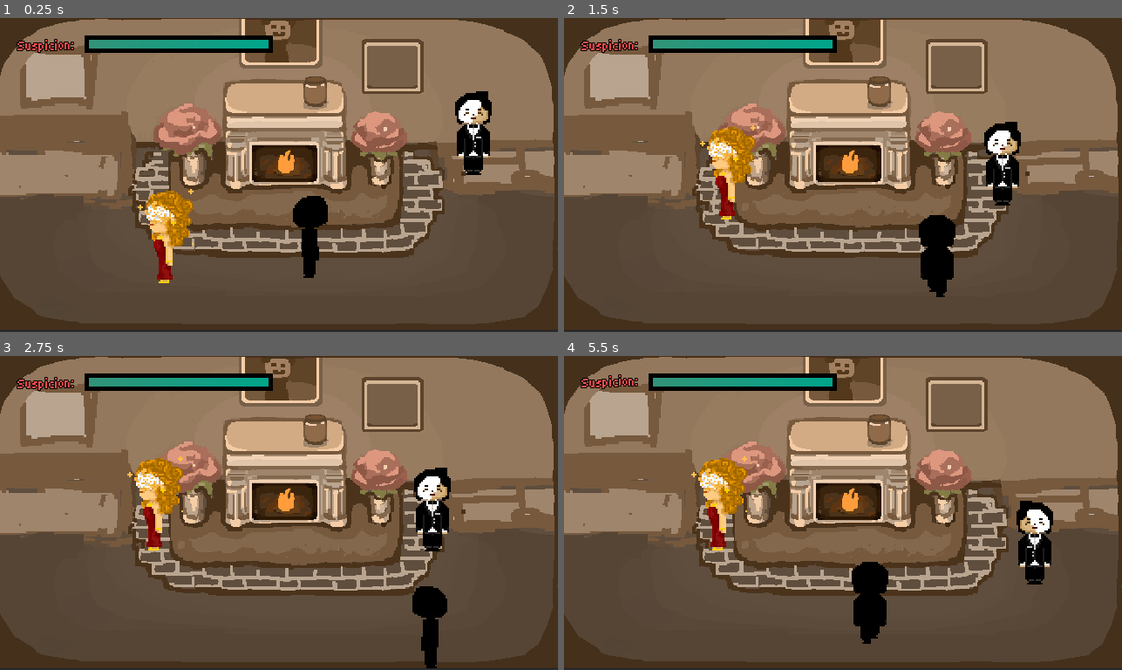
Above: before the commit, frames 1-4 (two rows, left to right).
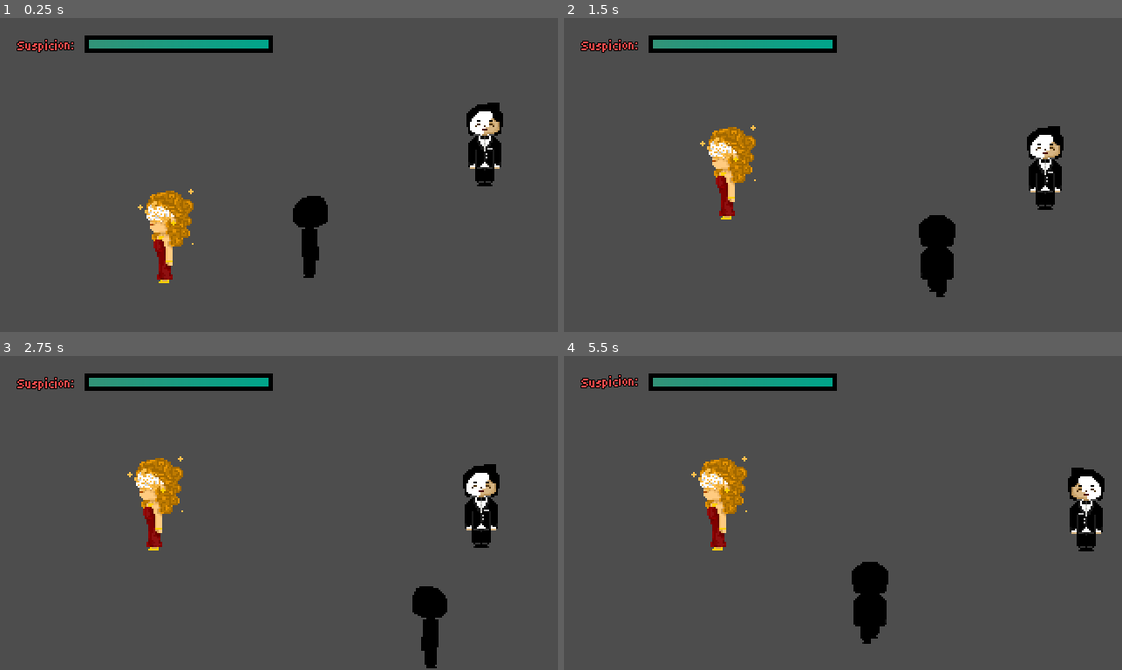
Above: after the commit, the same moments.

Repository: Tanner202/masquerade_game
Game: Godot game, scene res://Scenes/level.tscn
The game is run twice, just before and just after one commit, with the same random seed, the same clock (stepped at 60 frames per second) and the same inputs. The engine's default icon, where the game draws it, is replaced by a stand-in: a white triangle on a blue panel in a dark square. Sound files missing from this copy of the repository are replaced by a short silence.
Inputs (mouse positions are in pixels of both pictures, inside the frame that each line leads up to):
- Up to frame 1 (0.25 s): no input
- Up to frame 2 (1.5 s): move the mouse to (965, 159) at 0.52 s; hold D (right) 0.53-1.28 s; hold Space (interact) 0.53-1.28 s; move the mouse to (731, 190) at 1.27 s; hold S (down) from 1.28 s (still down); tap Space (interact) at 1.35 s
- Up to frame 3 (2.75 s): move the mouse to (334, 443) at 2.02 s; release S (down) at 2.03 s; press the mouse at (334, 443) at 2.03 s; hold D (right) from 2.03 s (still down); tap Space (interact) at 2.3 s
- Up to frame 4 (5.5 s): move the mouse to (815, 575) at 2.77 s; release D (right) at 2.78 s; release the mouse at (815, 575) at 2.78 s; hold W (up) 2.78-3.53 s; tap Space (interact) at 2.85, 4.55 s; move the mouse to (1010, 560) at 3.52 s; hold Space (interact) 3.53-4.28 s; hold A (left) 3.53-5.03 s; move the mouse to (675, 465) at 4.27 s; click (675, 465) at 4.35 s; move the mouse to (870, 513) at 5.02 s; hold S (down) from 5.03 s (still down); hold Space (interact) from 5.03 s (still down)

The runs differ from the first frame. In frame 1, 63% of the frame differs, in the area x 0-100%, y 0-100%; in frame 2, 64%; in frame 3, 64%; in frame 4, 65%.

Commit message:
refactor scene paths and improve NPC visibility management

Diff:
--- a/GameController/GameController.gd
+++ b/GameController/GameController.gd
@@ -4,7 +4,7 @@
 
 var ui : UISystem;
 var gameState : GameState = GameState.new()
-const LOSE_SCENE_NAME = "res://LoseScene.tscn"
+const LOSE_SCENE_NAME = "res://Scenes/LoseScene.tscn"
 
 func _init():
 	pass
@@ -22,4 +22,7 @@
 
 func check_lose() -> void:
 	if (gameState.gameIsOver()):
+		for child in get_tree().root.get_children():
+			if child.name == "InteractionScreen":
+				child.queue_free()
 		get_tree().change_scene_to_file(LOSE_SCENE_NAME)
--- a/Scenes/interaction_scene.tscn
+++ b/Scenes/interaction_scene.tscn
@@ -1,6 +1,5 @@
 [gd_scene format=3 uid="uid://cbyhlkgowpugw"]
 
-[ext_resource type="Texture2D" uid="uid://mlwc4tky4q1e" path="res://icon.svg" id="1_773ns"]
 [ext_resource type="Texture2D" uid="uid://giwyyne7wj4l" path="res://Placeholder.png" id="1_ohbwi"]
 [ext_resource type="Texture2D" uid="uid://d2xj5eteq60jl" path="res://Butterfly Lady-1.png.png" id="2_cpher"]
 [ext_resource type="FontFile" uid="uid://ddqis61kyd6jj" path="res://Tiny5-Regular.ttf" id="3_moif1"]
@@ -79,6 +78,9 @@
 
 [sub_resource type="GDScript" id="GDScript_773ns"]
 
+[sub_resource type="StyleBoxFlat" id="StyleBoxFlat_60orp"]
+bg_color = Color(0.09, 0.09, 0.09, 0.23137255)
+
 [sub_resource type="StyleBoxFlat" id="StyleBoxFlat_ohbwi"]
 bg_color = Color(0.079316884, 0.079316884, 0.079316884, 1)
 
@@ -90,18 +92,22 @@
 [node name="CanvasLayer" type="CanvasLayer" parent="." unique_id=425059788]
 script = SubResource("GDScript_773ns")
 
+[node name="Panel" type="Panel" parent="CanvasLayer" unique_id=1030459782]
+offset_right = 640.0
+offset_bottom = 231.0
+theme_override_styles/panel = SubResource("StyleBoxFlat_60orp")
+
 [node name="Backdrop" type="TextureRect" parent="CanvasLayer" unique_id=1786788780]
 offset_right = 640.0
 offset_bottom = 228.0
-texture = ExtResource("1_773ns")
 
 [node name="NPCPortrait" type="TextureRect" parent="CanvasLayer" unique_id=68229762]
 anchors_preset = 9
 anchor_bottom = 1.0
-offset_left = -56.0
-offset_top = -22.0
-offset_right = 394.0
-offset_bottom = 68.0
+offset_left = -52.0
+offset_top = -4.0
+offset_right = 398.0
+offset_bottom = 86.0
 grow_vertical = 2
 texture = ExtResource("2_cpher")
 flip_h = true
--- a/Scenes/level.tscn
+++ b/Scenes/level.tscn
@@ -1,20 +1,20 @@
 [gd_scene format=3 uid="uid://tst0l5wsa0cu"]
 
+[ext_resource type="Texture2D" uid="uid://drc1c4ms67egk" path="res://final-fireplace-room.png" id="1_oqgf2"]
 [ext_resource type="PackedScene" uid="uid://drqhwa4g01bar" path="res://Scenes/npc.tscn" id="1_u52ul"]
 [ext_resource type="PackedScene" uid="uid://doh7rsbfeuigd" path="res://player.tscn" id="2_vonw3"]
 [ext_resource type="PackedScene" uid="uid://by8d7kcofyw65" path="res://UI/UI.tscn" id="3_oi3di"]
 [ext_resource type="SpriteFrames" uid="uid://dryatghlf3t4p" path="res://Art/butterfly_lady.tres" id="3_oqgf2"]
 [ext_resource type="SpriteFrames" uid="uid://c3ychx1mc6p0n" path="res://Art/pastry_chef.tres" id="4_bvt00"]
-[ext_resource type="Texture2D" uid="uid://d1hsplopxd7hh" path="res://329063C1-339F-4B9A-A76C-114F518A0145.jpg" id="6_1ainy"]
 [ext_resource type="Script" uid="uid://co5qrwa7jymom" path="res://door.gd" id="7_8c0lf"]
 [ext_resource type="FontFile" uid="uid://ddqis61kyd6jj" path="res://Tiny5-Regular.ttf" id="8_754fn"]
 [ext_resource type="PackedScene" uid="uid://t5ia0oqdsy2d" path="res://Scenes/room2.tscn" id="8_bvt00"]
 [ext_resource type="Script" uid="uid://cev2h4qyjq0tx" path="res://audio_manager.gd" id="10_oqgf2"]
 
 [sub_resource type="NavigationPolygon" id="NavigationPolygon_1ainy"]
-vertices = PackedVector2Array(451.75, 221.17969, 501.67188, 222.70313, 598.7969, 227.46094, 591.3672, 290.27344, 570.21875, 319.8828, 531.1328, 326.9922, 90.75, 323, 400.60156, 227, 153.61719, 226.38281, 162.36719, 171.88281, 175.39063, 173.17969, 183.32813, 220.78125, 59.070313, 324.85938, 31.453125, 311.04688, 19.140625, 295.67188, 21.609375, 236.29688, 230.25781, 228, 462.57813, 183.77344, 481.92188, 183.1875)
-polygons = Array[PackedInt32Array]([PackedInt32Array(0, 1, 2, 3, 4, 5, 6, 7), PackedInt32Array(8, 9, 10, 11), PackedInt32Array(6, 12, 13, 14, 15, 8, 16), PackedInt32Array(0, 17, 18, 1), PackedInt32Array(16, 7, 6), PackedInt32Array(8, 11, 16)])
-outlines = Array[PackedVector2Array]([PackedVector2Array(12, 227, 9, 299, 25, 319, 57, 335, 91, 333, 532, 337, 576, 329, 601, 294, 610, 218, 508, 213, 488, 173, 455, 174, 444, 212, 400, 217, 231, 218, 192, 212, 184, 164, 154, 161, 145, 217)])
+vertices = PackedVector2Array(488.40625, 182.99219, 527.1406, 181, 597.4219, 183.60938, 591.1797, 290.52344, 570.21875, 319.8828, 531.1328, 326.9922, 451.75, 221.17969, 153.61719, 226.38281, 162.36719, 171.88281, 175.39063, 173.17969, 183.32813, 220.78125, 59.070313, 324.85938, 31.453125, 311.04688, 19.140625, 295.67188, 21.609375, 236.29688, 90.75, 323, 230.25781, 228, 400.60156, 227, 462.57813, 183.77344)
+polygons = Array[PackedInt32Array]([PackedInt32Array(0, 1, 2, 3, 4, 5, 6), PackedInt32Array(7, 8, 9, 10), PackedInt32Array(11, 12, 13, 14, 7, 15), PackedInt32Array(5, 15, 7, 10, 16), PackedInt32Array(5, 16, 17), PackedInt32Array(5, 17, 6), PackedInt32Array(6, 18, 0)])
+outlines = Array[PackedVector2Array]([PackedVector2Array(5, 214, 9, 299, 25, 319, 57, 335, 91, 333, 532, 337, 576, 329, 601, 294, 608, 174, 527, 171, 488, 173, 455, 174, 444, 212, 400, 217, 231, 218, 192, 212, 184, 164, 154, 161, 145, 217)])
 
 [sub_resource type="RectangleShape2D" id="RectangleShape2D_0f350"]
 size = Vector2(71, 151)
@@ -29,7 +29,7 @@
 [node name="TextureRect" type="TextureRect" parent="." unique_id=1965102321]
 offset_right = 640.0
 offset_bottom = 360.0
-texture = ExtResource("6_1ainy")
+texture = ExtResource("1_oqgf2")
 expand_mode = 2
 
 [node name="ButterflyWoman" parent="." unique_id=795824750 instance=ExtResource("1_u52ul")]
@@ -52,6 +52,7 @@
 [node name="UI" parent="." unique_id=318653403 instance=ExtResource("3_oi3di")]
 
 [node name="NavigationRegion2D" type="NavigationRegion2D" parent="." unique_id=2010469749]
+visible = false
 position = Vector2(8, -10)
 navigation_polygon = SubResource("NavigationPolygon_1ainy")
 
--- a/UI/ui.gd
+++ b/UI/ui.gd
@@ -41,6 +41,8 @@
 	var curSus : float = susBar.value
 	var timePassed : float = 0;
 	while (timePassed < duration):
+		if not is_inside_tree():
+			return
 		var t : float = timePassed / duration
 		if (slowAtEnd):
 			t = sqrt(t)
--- a/npc.gd
+++ b/npc.gd
@@ -34,6 +34,8 @@
 var default_animation: String = "default"
 
 func _ready() -> void:
+	add_to_group("npcs")
+
 	start_position = global_position
 
 	nav_agent.path_desired_distance = 10.0
@@ -176,6 +178,8 @@
 	interaction_prompt.visible = false
 	current_state = State.INTERACT
 
+	hide_all_characters()
+
 	var interaction_instance = INTERACTION_SCENE.instantiate()
 
 	get_tree().root.add_child(interaction_instance)
@@ -186,6 +190,8 @@
 
 func end_interaction(action_trigger: String = ""):
 	is_interacting = false
+
+	show_all_characters()
 
 	match action_trigger:
 		"follow":
@@ -199,14 +205,21 @@
 	if player:
 		player.can_move = true
 
-#func move_dialogue(id: String):
-	#current_dialogue_id = id
-	#dialogue.visible = false
-	#if player_in_interaction_range:
-		#interaction_prompt.visible = true
-	#dialogue.text = dialogue_dict[current_dialogue_id]["text"]
-	#for dialogue_option in dialogue_options:
-		#dialogue_option.visible = false
+func hide_all_characters():
+	# hide all npcs
+	for npc in get_tree().get_nodes_in_group("npcs"):
+		npc.visible = false
+	# hide player
+	if player:
+		player.get_parent().visible = false
+
+func show_all_characters():
+	# show all npcs
+	for npc in get_tree().get_nodes_in_group("npcs"):
+		npc.visible = true
+	# show player
+	if player:
+		player.get_parent().visible = true
 
 func read_json(path: String):
 	if !FileAccess.file_exists(path):
--- a/pastry_chef.json
+++ b/pastry_chef.json
@@ -1,45 +1,45 @@
 {
   "start": {
-    "text": "Isn't it outrageous that the sweets at this masquerade are this bitter?",
-    "options": [
-      { "text": "They are?", "target_id": "complaint" }
-    ]
+	"text": "Isn't it outrageous that the sweets at this masquerade are this bitter?",
+	"options": [
+	  { "text": "They are?", "target_id": "complaint" }
+	]
   },
   "complaint": {
-    "text": "Absolutely. They're not sweet at all! I hear the good stuff is still in the kitchen.",
-    "options": [
-      { "text": "Actually, there's a butterfly garden outside. There's a butterfly called...", "target_id": "butterfly_quiz" }
-    ]
+	"text": "Absolutely. They're not sweet at all! I hear the good stuff is still in the kitchen.",
+	"options": [
+	  { "text": "Actually, there's a butterfly garden outside. There's a butterfly called...", "target_id": "butterfly_quiz" }
+	]
   },
   "butterfly_quiz": {
-    "text": "[He looks at you expectantly]",
-    "options": [
-      {
-        "text": "Red admiral",
-        "target_id": "wrong_choice_loop",
-        "add_suspicion": 0.1
-      },
-      {
-        "text": "Chocolate argus",
-        "target_id": "correct_butterfly"
-      },
-      {
-        "text": "Painted lady",
-        "target_id": "wrong_choice_loop",
-        "add_suspicion": 0.1
-      }
-    ]
+	"text": "[He looks at you expectantly]",
+	"options": [
+	  {
+		"text": "Red admiral",
+		"target_id": "wrong_choice_loop",
+		"add_suspicion": 0.5
+	  },
+	  {
+		"text": "Chocolate argus",
+		"target_id": "correct_butterfly"
+	  },
+	  {
+		"text": "Painted lady",
+		"target_id": "wrong_choice_loop",
+		"add_suspicion": 0.1
+	  }
+	]
   },
   "wrong_choice_loop": {
-    "text": "Okay... How does that help me?",
-    "options": [
-      { "text": "Wait, I meant...", "target_id": "butterfly_quiz" }
-    ]
+	"text": "Okay... How does that help me?",
+	"options": [
+	  { "text": "Wait, I meant...", "target_id": "butterfly_quiz" }
+	]
   },
   "correct_butterfly": {
-    "text": "Really? That's kind of gross... But if it's chocolate, let's go then!",
-    "options": [
-      { "text": "Follow me to the balcony!", "action_trigger": "follow" }
-    ]
+	"text": "Really? That's kind of gross... But if it's chocolate, let's go then!",
+	"options": [
+	  { "text": "Follow me to the balcony!", "action_trigger": "follow" }
+	]
   }
 }
